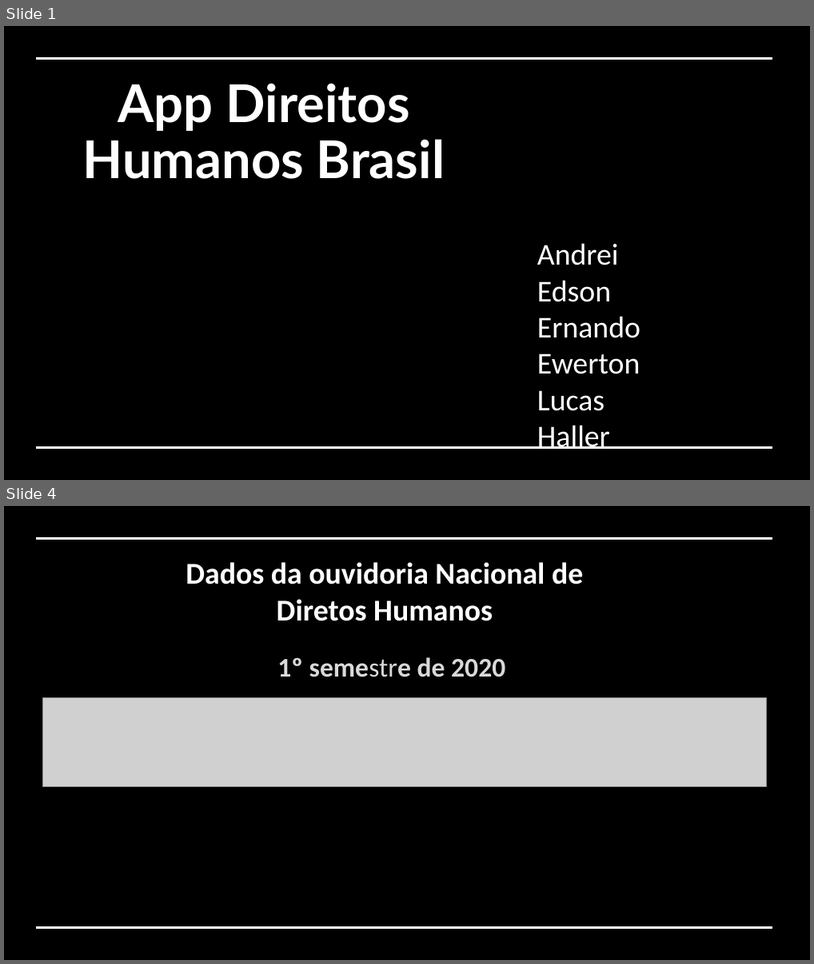
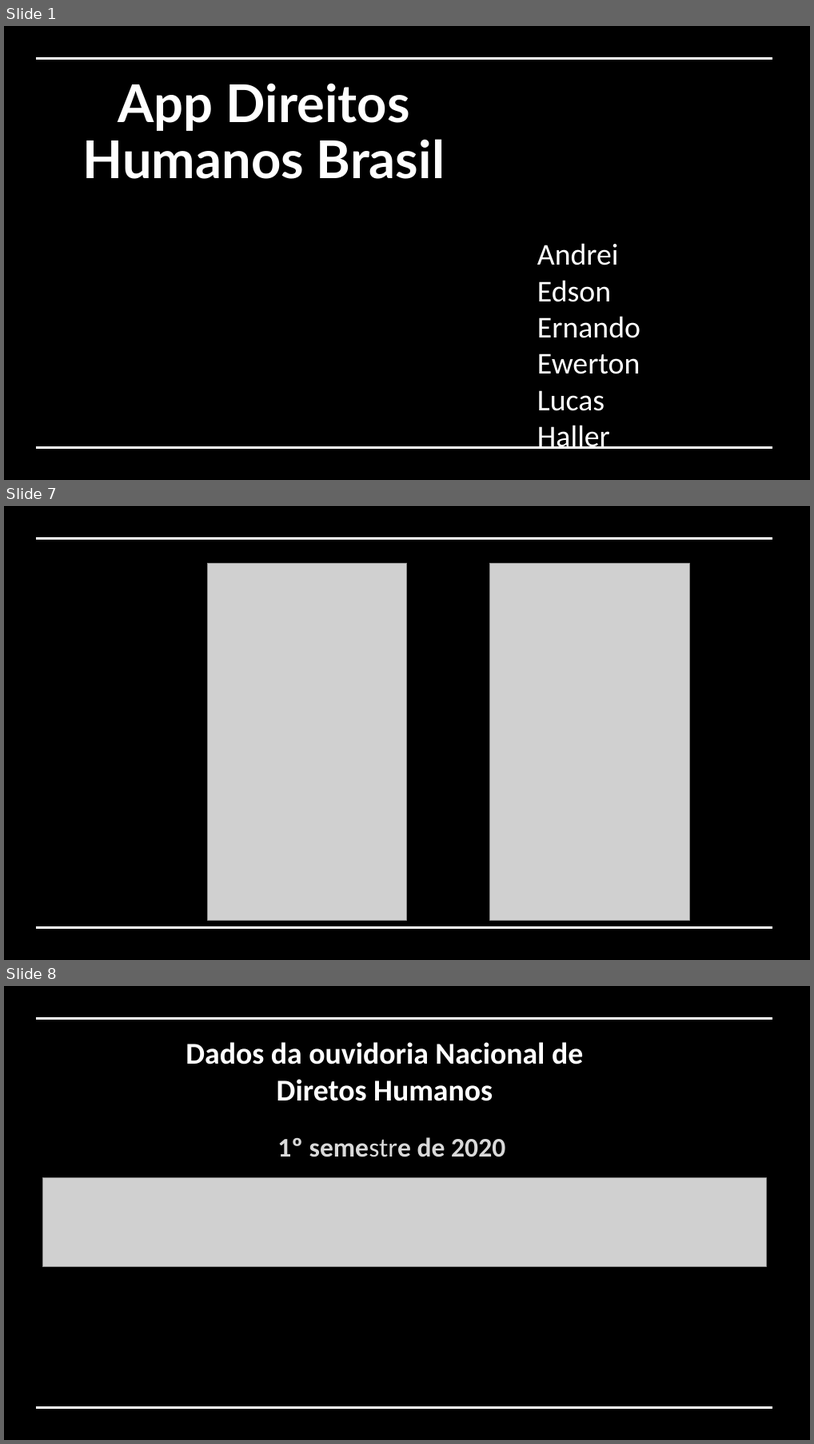
Before and after one commit to A2LF/FrontAnd, a slide deck: integrador-frontend/src/assets/img/APP DH SABE 254.pptx. Shown one above the other, each under a label of ours: slides 1 and 4 before the commit, slides 1, 7 and 8 after it; the slides between them are not shown. The pictures are 814x964 and 814x1444 pixels, drawn with LibreOffice and Linux fonts; fonts in the diff are those of the drawing; grey boxes stand for pictures; background and template pictures are left out; a plain dark background stands for a picture behind light text. Boxes give left, top, right and bottom in pixels: in the first picture for what was removed or moved away, otherwise in the second. Text is boxed around its words. In the diff, an @@ line names an element or a change of style, - is before the commit and + after.

```diff
--- a/integrador-frontend/src/assets/img/APP DH SABE 254.pptx
+++ b/integrador-frontend/src/assets/img/APP DH SABE 254.pptx
@@ slide 7 added at (4, 506, 810, 960), background picture (left out) @@
@@ rectangle added at (4, 506, 810, 960), fill #000000 @@
@@ line added from (36, 539) to (774, 539), #FFFFFF 2.25 pt @@
@@ picture added at (208, 564, 407, 920) @@
@@ picture added at (490, 564, 690, 920) @@
@@ line added from (36, 927) to (774, 927), #FFFFFF 2.25 pt @@
@@ what was slide 4 is now slide 8 @@
```
Also in this commit, not shown: 2 slides changed, 5 other slides added, 7 other files.
